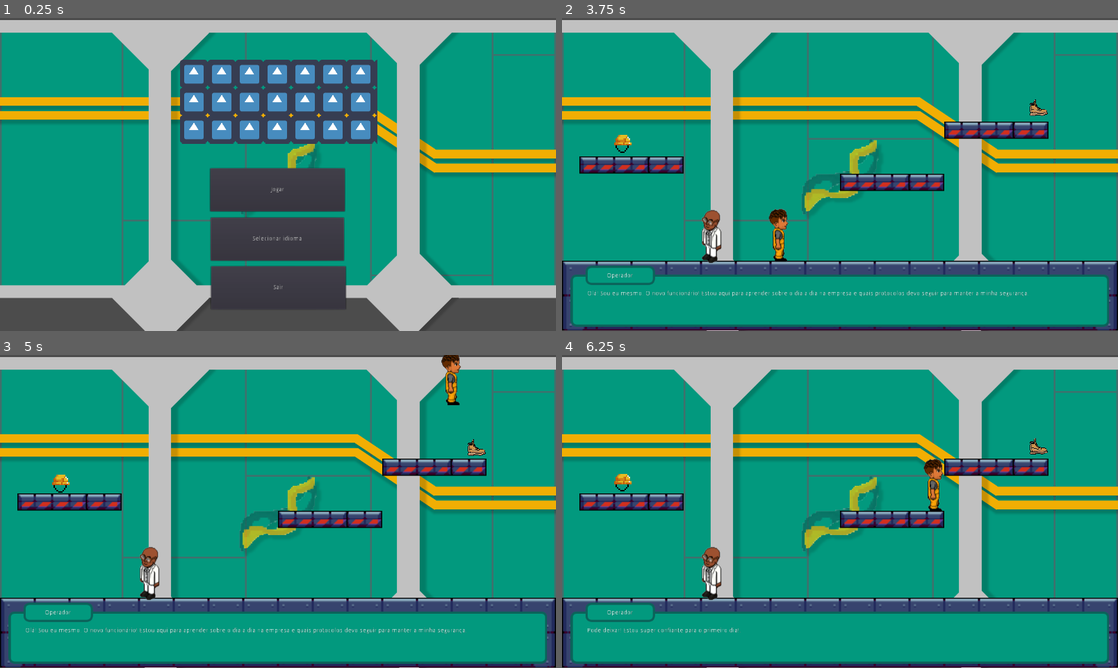
Above: before the commit, frames 1-4 (two rows, left to right).
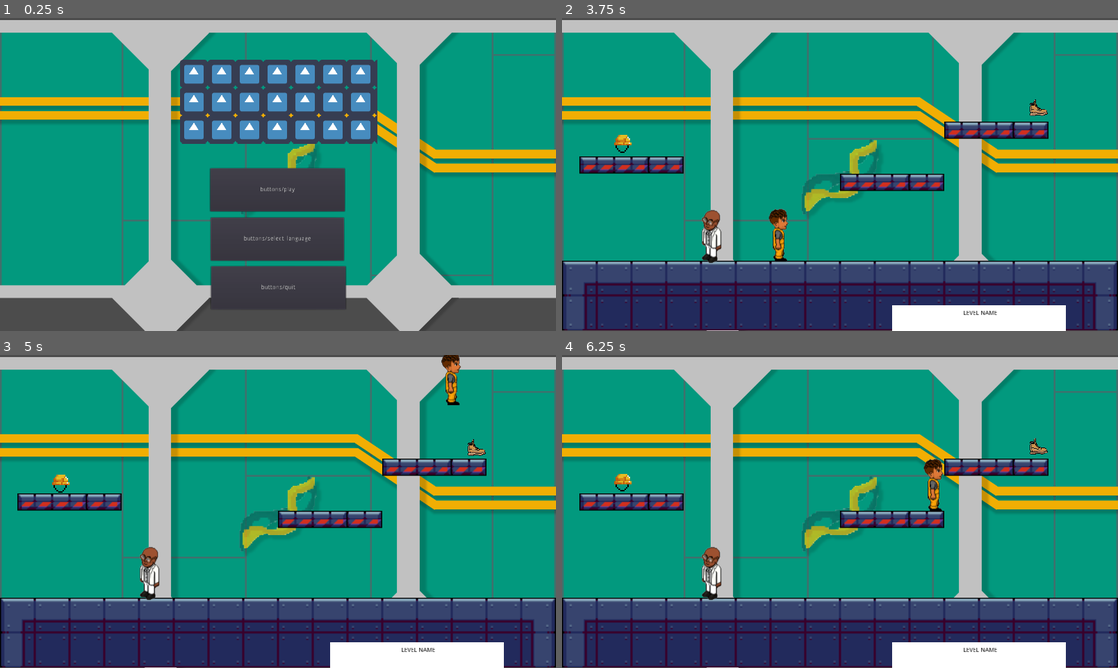
Above: after the commit, the same moments.

Repository: 2023M1T6-Inteli/grupo5
Game: Godot game, scene res://scenes/Main.tscn
Two runs of this game, one before a commit and one after it. Both use one fixed random seed, a clock stepped at 60 frames per second and the inputs below. The engine's default icon, where the game draws it, is replaced by a stand-in: a white triangle on a blue panel in a dark square.
Inputs (mouse positions are in pixels of both pictures, inside the frame that each line leads up to):
- Up to frame 1 (0.25 s): no input
- Up to frame 2 (3.75 s): click "Jogar" (after the commit: "buttons/play") at 0.5 s; tap Enter (interact) at 1.25, 2.1, 3.6 s; move the mouse to (962, 158) at 1.27 s; hold Enter (interact) 1.28-2.03 s; hold D (move_right) 1.28-2.78 s; click (962, 158) at 1.42 s; tap W (jump) at 1.52, 2.27 s; move the mouse to (728, 190) at 2.02 s; click (728, 190) at 2.17 s; move the mouse to (895, 105) at 2.77 s; hold A (move_left) 2.78-3.53 s; hold Enter (interact) 2.78-3.53 s; click (895, 105) at 2.92 s; move the mouse to (812, 237) at 3.52 s; hold D (move_right) from 3.53 s (still down); click (812, 237) at 3.67 s
- Up to frame 3 (5 s): keep holding D (move_right); tap W (jump) at 3.77, 4.52 s; move the mouse to (444, 558) at 4.27 s; hold Enter (interact) from 4.28 s (still down); click (444, 558) at 4.42 s
- Up to frame 4 (6.25 s): move the mouse to (673, 464) at 5.02 s; release D (move_right) at 5.03 s; release Enter (interact) at 5.03 s; hold A (move_left) 5.03-5.78 s; tap Enter (interact) at 5.1 s; click (673, 464) at 5.17 s; tap W (jump) at 5.27 s; move the mouse to (867, 511) at 5.77 s; hold D (move_right) from 5.78 s (still down); hold Enter (interact) from 5.78 s (still down); click (867, 511) at 5.92 s

The runs differ from the first frame. In frame 1, 0.2% of the frame differs, in the area x 43-56%, y 54-88%; in frame 2, 17%, in the area x 1-99%, y 79-100%; in frame 3, 17%; in frame 4, 17%.
Error after the commit: Invalid get index 'characters' (on base: 'Nil'). (res://scripts/locales.gd:46)

Commit message:
change: language separator (- to _)

Diff:
--- /dev/null
+++ b/src/locales/en_US.json
@@ -0,0 +1,34 @@
+{
+    "buttons": {
+        "play": "Play",
+        "quit": "Quit",
+        "selectLanguage": "Select Language"
+    },
+    "characters": {
+        "chemical": "Chemical",
+        "player": "Operator"
+    },
+    "levels": [
+        "Level 1",
+        "Level 2",
+        "Level 3"
+    ],
+    "dialogs": [
+        {
+            "character": "chemical",
+            "text": "Hello! How are you? I am your manager. You must be the new employee of Unipar, right? Welcome!"
+        },
+        {
+            "character": "player",
+            "text": "Hello! I am the new employee! I am here to learn about the daily life in the company and what safety protocols I should follow to keep my safety."
+        },
+        {
+            "character": "chemical",
+            "text": "Right! You can already know the areas of our factory and their rules. But first, take the PPE's and stay safe! An accident occurred in a factory of one of our competitors here in Camaçari and we don't want the same to happen here! Let's go! You have a lot to do!"
+        },
+        {
+            "character": "player",
+            "text": "Ok! I will be very careful!."
+        }
+    ]
+}
--- a/src/project.godot
+++ b/src/project.godot
@@ -57,6 +57,10 @@
  ]
 }
 
+[input_devices]
+
+pointing/emulate_touch_from_mouse=true
+
 [physics]
 
 common/enable_pause_aware_picking=true
--- a/src/scenes/Main.tscn
+++ b/src/scenes/Main.tscn
@@ -1,8 +1,7 @@
-[gd_scene load_steps=5 format=2]
+[gd_scene load_steps=4 format=2]
 
 [ext_resource path="res://assets/background/background.png" type="Texture" id=1]
 [ext_resource path="res://scripts/Main.gd" type="Script" id=2]
-[ext_resource path="res://scripts/locales.gd" type="Script" id=3]
 [ext_resource path="res://icon.png" type="Texture" id=4]
 
 [node name="Main" type="Node2D"]
@@ -41,9 +40,6 @@
 margin_bottom = 310.0
 text = "buttons/quit"
 
-[node name="Locales" type="Node" parent="."]
-script = ExtResource( 3 )
-
 [node name="LanguageButton" type="MenuButton" parent="."]
 margin_left = -155.0
 margin_top = 99.0
--- a/src/scenes/minigames/stack/Box.tscn
+++ b/src/scenes/minigames/stack/Box.tscn
@@ -1,6 +1,6 @@
 [gd_scene load_steps=3 format=2]
 
-[ext_resource path="res://scenes/minigames/stack/Box.gd" type="Script" id=1]
+[ext_resource path="res://scripts/minigames/Box.gd" type="Script" id=1]
 
 [sub_resource type="RectangleShape2D" id=2]
 resource_local_to_scene = true
--- a/src/scripts/Main.gd
+++ b/src/scripts/Main.gd
@@ -15,7 +15,7 @@
 	popup.clear()
 
 	# conecta a seleção de um idioma com a função de mudar o idiomas
-	popup.connect("id_pressed", self, "changeLanguage")
+	popup.connect('id_pressed', self, 'changeLanguage')
 
 	# adiciona os idiomas disponíveis nas opções
 	for language in Locales.getAvailableLanguages():
@@ -32,8 +32,8 @@
 
 func _on_PlayButton_pressed():
 	# ao apertar start, abre o nível 1
-	if get_tree().change_scene("res://scenes/Level1.tscn") != OK:
-		print ("An unexpected error occured when trying to switch to level 1 scene")
+	if get_tree().change_scene('res://scenes/Level1.tscn') != OK:
+		print ('An unexpected error occured when trying to switch to level 1 scene')
 
 
 func _on_QuitButton_pressed():
--- a/src/scripts/NPC.gd
+++ b/src/scripts/NPC.gd
@@ -21,14 +21,14 @@
 
 func loadDialog():
 	# inicia o diálogo
-	$"../Clipboard".visible = false
+	$'../Clipboard'.visible = false
 	$Dialog.visible = true
 	nextDialog()
 
 
 func closeDialog():
 	# finaliza o diálogo
-	$"../Clipboard".visible = true
+	$'../Clipboard'.visible = true
 	$Dialog.visible = false
 	currentDialog = 0
 
--- a/src/scenes/minigames/stack/Box.gd
+++ b/src/scripts/minigames/Box.gd
@@ -17,10 +17,9 @@
 		elif position.x < 325:
 			horizontalVelocity = 50000
 
-		print(position.x)
 		velocity.x = horizontalVelocity * delta
 		velocity = move_and_slide(velocity, Vector2(-11, 0))
 
 func _input(event):
-	if event.is_action_pressed("interact"):
+	if event.is_action_pressed('interact'):
 		falling = true
--- a/src/scripts/minigames/PalletWood.gd
+++ b/src/scripts/minigames/PalletWood.gd
@@ -1,41 +1,61 @@
 extends Sprite
 
+# carrega os slots disponíveis
 onready var dropNodes = get_tree().get_nodes_in_group('dropNodes')
+# indica se o pallet está selecionado
 var selected = false
+# indica se o mouse está em cima do pallet
 var hovering = false
+# indica o slot que o pallet
 export var dropPoint = 0
 
 func _ready():
+	# carrega o pallet em um dos slots iniciais do store
 	dropPoint = dropNodes[dropPoint]
 	dropPoint.ocuppied = true
 
 func _physics_process(delta):
 	if selected:
+		# se estiver selecionado, o pallet segue o mouse
 		global_position = lerp(global_position, get_global_mouse_position(), 25*delta)
 	else:
+		# senão, vai para o slot selecionado
 		global_position = lerp(global_position, dropPoint.global_position, 25*delta)
 
 func _input(event):
-	if $"..".palletSelected != null and $"..".palletSelected != $".":
+	if $'..'.palletSelected != null and $'..'.palletSelected != $'.':
+		# se algum outro pallet já está selecionado, retorna
 		return
+
 	if hovering and event is InputEventMouseButton:
-		if not event.pressed:
+		if event.pressed:
+			# se o pallet for selecionado
+			# desocupa o slot atual
+			dropPoint.ocuppied = false
+			# atualiza as variáveis que informam a seleção atual
+			selected = true
+			$'..'.palletSelected = $'.'
+		else:
+			# se ele for solto
+			# atualiza as variáveis que informam a seleção atual
 			selected = false
-			$"..".palletSelected = null
+			$'..'.palletSelected = null
+
+			# procura o slot mais próximo
 			var shortDistance = 100
 			for node in dropNodes:
+				# passa por todos os slots
+				if node.ocuppied:
+					# se o slot estiver ocupado, pula
+					continue
 				var distance = global_position.distance_to(node.global_position)
 				if distance < shortDistance:
-					if node.ocuppied:
-						print('ocu')
-						continue
+					# se a distância atual for menor do que a menor distância
+					# atualiza o node e a distância selecionado
 					dropPoint = node
+					shortDistance = distance
 			dropPoint.ocuppied = true
 
-		else:
-			dropPoint.ocuppied = false
-			selected = true
-			$"..".palletSelected = $"."
 
 func _on_mouse_entered():
 	hovering = true
--- a/src/scripts/minigames/Stack.gd
+++ b/src/scripts/minigames/Stack.gd
@@ -1,31 +1,21 @@
 extends Node2D
 
+var score = 0
+var playing = true
+onready var currentBox = $Box
 var lastBoxPosition = Vector2(630, 610)
-onready var currentBox = $Box
-var playing = true
-var lastRegionWidth = 500
-var rect = Rect2()
-var score = 0
 var currentRectSize = Vector2(500, 50)
 var currentRectPosition = -250
 var currentCollisionShape = Vector2(250, 25)
 var currentCollisionPosition = 0
 
 
-func _ready():
-	print(currentBox.get_node("ColorRect").rect_size)
-	print(currentBox.get_node("ColorRect").rect_position.x)
-
-	print(currentBox.get_node("CollisionShape2D").shape.extents)
-	print(currentBox.get_node("CollisionShape2D").position.x)
-
-
 func duplicateBox():
 	cropBox()
 	lastBoxPosition = currentBox.position
-	currentBox = preload("res://scenes/minigames/stack/Box.tscn")
+	currentBox = preload('res://scenes/minigames/stack/Box.tscn')
 	currentBox = currentBox.instance()
-	currentBox.set_script(load("res://scenes/minigames/stack/Box.gd"))
+	currentBox.set_script(load('res://scripts/minigames/Box.gd'))
 	add_child(currentBox)
 	updateBox()
 
@@ -42,21 +32,21 @@
 	updateBox()
 
 func updateBox():
-	currentBox.get_node("ColorRect").rect_size = currentRectSize
-	currentBox.get_node("ColorRect").rect_position.x = currentRectPosition
+	currentBox.get_node('ColorRect').rect_size = currentRectSize
+	currentBox.get_node('ColorRect').rect_position.x = currentRectPosition
 
-	currentBox.get_node("CollisionShape2D").shape.extents = currentCollisionShape
-	currentBox.get_node("CollisionShape2D").position.x = currentCollisionPosition
+	currentBox.get_node('CollisionShape2D').shape.extents = currentCollisionShape
+	currentBox.get_node('CollisionShape2D').position.x = currentCollisionPosition
 
 func win():
 	playing = false
-	currentBox.get_node("ColorRect").modulate = Color(0, 1, 0, 1)
+	currentBox.get_node('ColorRect').modulate = Color(0, 1, 0, 1)
 	print('ganhou oba')
 
 
 func lose():
 	playing = false
-	currentBox.get_node("ColorRect").modulate = Color(1, 0, 0, 1)
+	currentBox.get_node('ColorRect').modulate = Color(1, 0, 0, 1)
 	print('perdeu af')
 
 
Renamed: src/locales/en-US.json -> src/locales/en_GB.json
Renamed: src/locales/es-ES.json -> src/locales/es_ES.json
Renamed: src/locales/pt-BR.json -> src/locales/pt_BR.json
